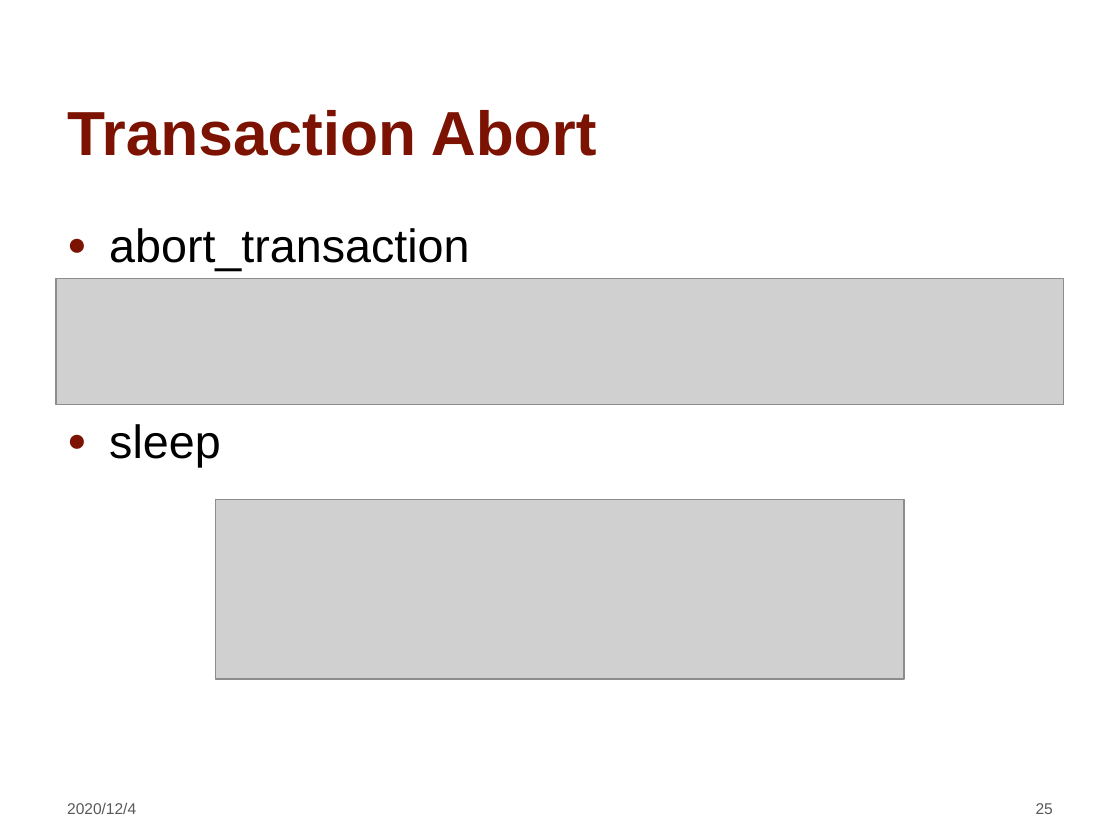
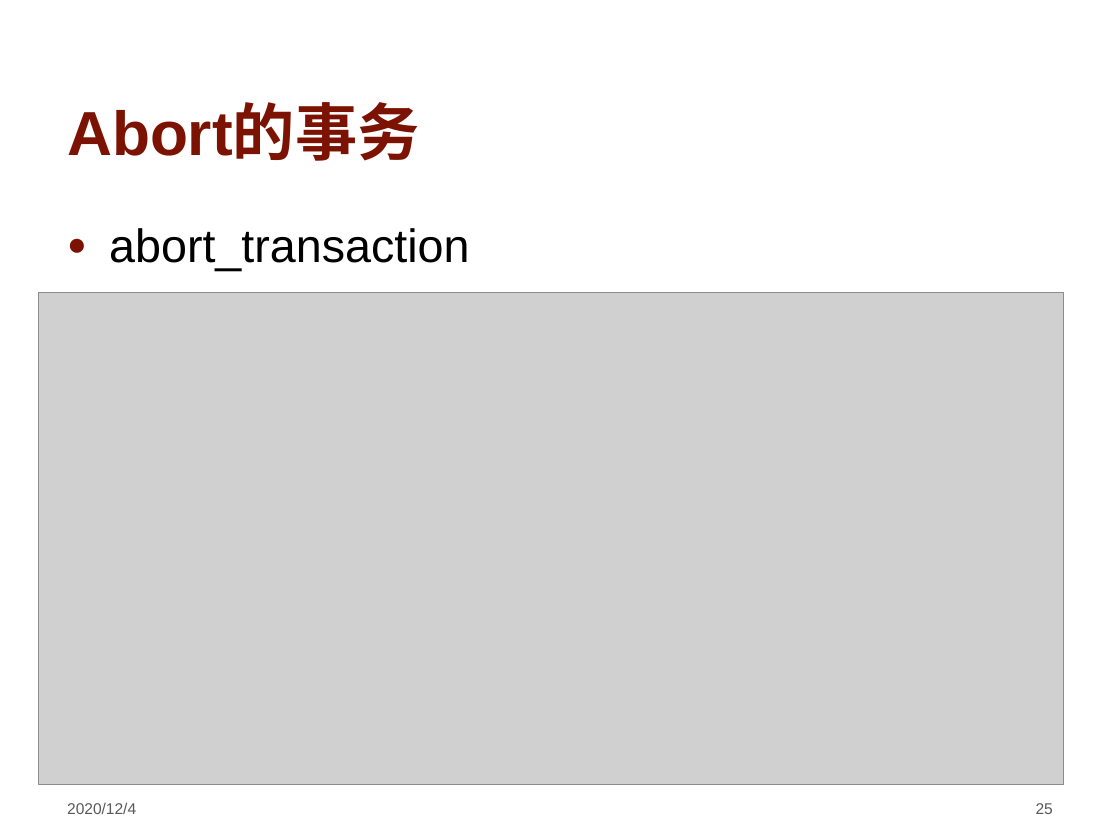
Before and after one commit to hengxin/awesome-dbs, a slide deck: slide 25 of ppt/Introduction-of-Transactions-in-MongoDB.pptx. Drawn at 1120x840 pixels with LibreOffice and Linux fonts; fonts in the diff are those of the drawing; grey boxes stand for pictures; background and template pictures are left out. Boxes give left, top, right and bottom in pixels: in the first picture for what was removed or moved away, otherwise in the second. Text is boxed around its words. In the diff, an @@ line names an element or a change of style, - is before the commit and + after.

```diff
--- a/ppt/Introduction-of-Transactions-in-MongoDB.pptx
+++ b/ppt/Introduction-of-Transactions-in-MongoDB.pptx
@@ title at <box>67,105,419,161</box>: text changed @@
-Transaction Abort
+Abort的事务
@@ picture added at <box>39,293,1064,785</box> @@
@@ picture removed at <box>56,279,1064,404</box> @@
@@ text at <box>109,424,220,468</box>: paragraph removed @@
-● sleep
@@ picture removed at <box>216,500,905,679</box> @@
```
Also in this commit, not shown: 11 other slides changed, 15 slides added, 13 slides removed.
